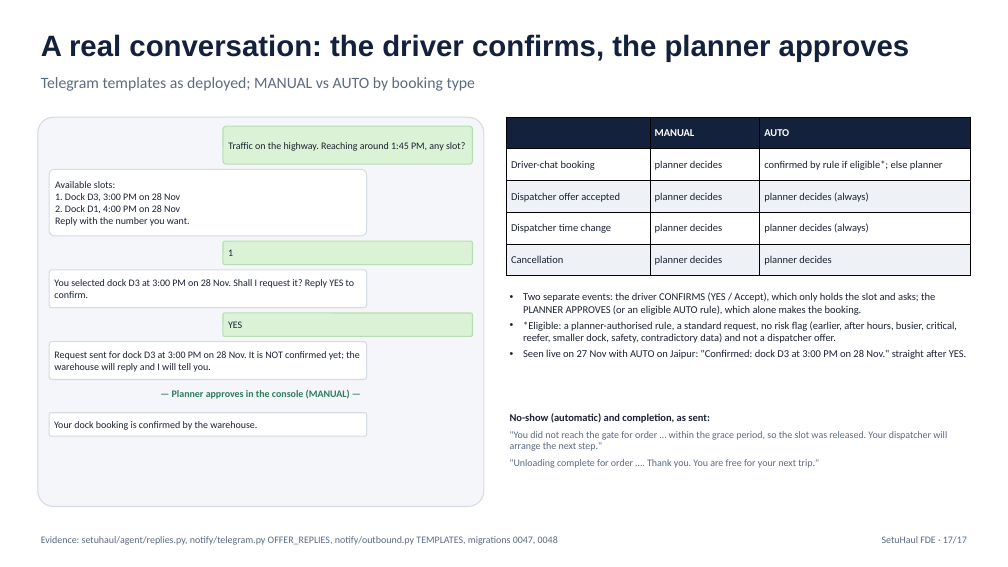
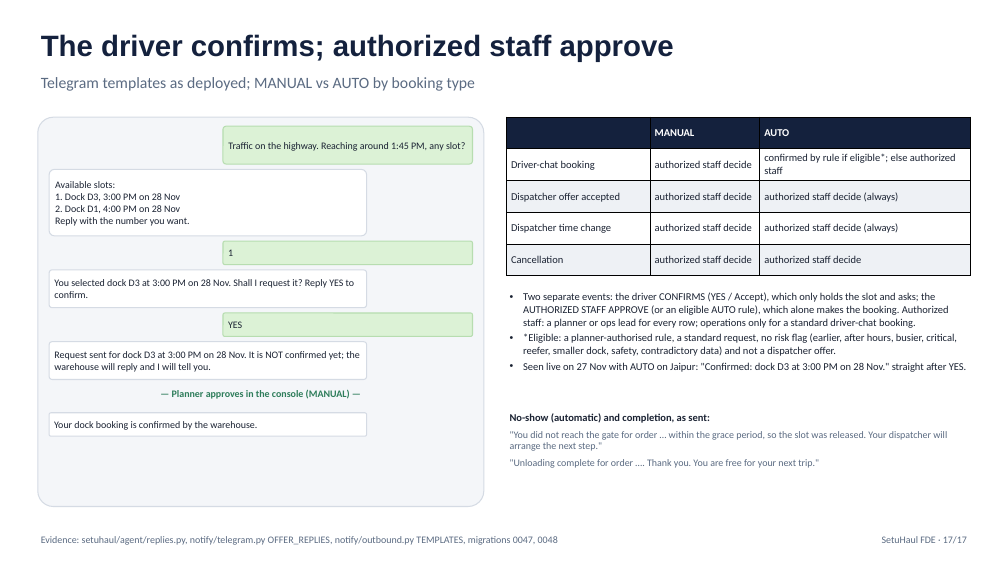
Before and after one commit to amolam/setuhaul-logistics, a slide deck: slide 17 of artifacts/fde-demo/SetuHaul_FDE_Demo.pptx. Drawn at 1008x567 pixels with LibreOffice and Linux fonts; fonts in the diff are those of the drawing. Boxes give left, top, right and bottom in pixels: in the first picture for what was removed or moved away, otherwise in the second. Text is boxed around its words. In the diff, an @@ line names an element or a change of style, - is before the commit and + after.

```diff
--- a/artifacts/fde-demo/SetuHaul_FDE_Demo.pptx
+++ b/artifacts/fde-demo/SetuHaul_FDE_Demo.pptx
@@ text at (41, 34, 674, 62): text changed @@
-A real conversation: the driver confirms, the planner approves
+The driver confirms; authorized staff approve
@@ table at (507, 117, 970, 276) @@
-row 2, column 2: planner decides
+row 2, column 2: authorized staff decide
-row 2, column 3: confirmed by rule if eligible*; else planner
+row 2, column 3: confirmed by rule if eligible*; else authorized staff
-row 3, column 2: planner decides
+row 3, column 2: authorized staff decide
-row 3, column 3: planner decides (always)
+row 3, column 3: authorized staff decide (always)
-row 4, column 2: planner decides
+row 4, column 2: authorized staff decide
-row 4, column 3: planner decides (always)
+row 4, column 3: authorized staff decide (always)
-row 5, column 2: planner decides
+row 5, column 2: authorized staff decide
-row 5, column 3: planner decides
+row 5, column 3: authorized staff decide
@@ text at (523, 292, 949, 328): text changed @@
-• Two separate events: the driver CONFIRMS (YES / Accept), which only holds the slot and asks; the PLANNER APPROVES (or an eligible AUTO rule), which alone makes the booking.
+• Two separate events: the driver CONFIRMS (YES / Accept), which only holds the slot and asks; the AUTHORIZED STAFF APPROVE (or an eligible AUTO rule), which alone makes the booking. Authorized staff: a planner or ops lead for every row; operations only for a standard driver-chat booking.
```
Also in this commit, not shown: 7 other slides changed, 12 other files.
